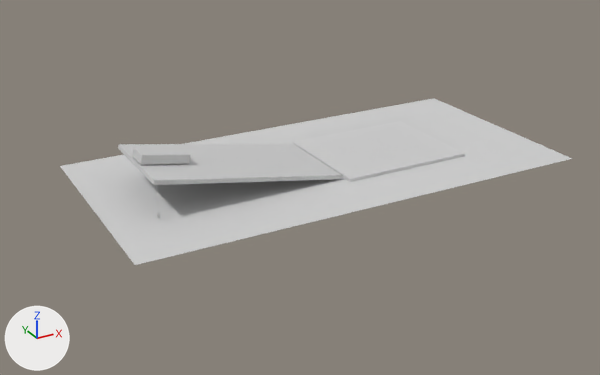
An edit to the COLLADA model models/ph-mpd-fcm/prod/ph-mpd-fcm.dae, drawn before and after from the same camera.
Both versions are drawn from a 50 mm camera at (-17.0, -29.1, 13.6) aimed at (-1.2, -0.4, -0.8). The axes (+X, +Y, +Z) are drawn at lower left. The lights are the same throughout. Where no turn or scale is listed for an object, it has been applied to the vertices.

Objects in the first picture: 'slopingBody', 'slopingSurface', 'slopingSurfaceFixture', 'tableTop'.
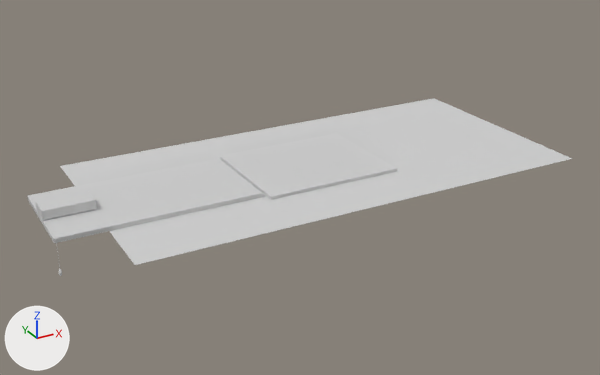
Boxes (x1, y1, x2, y2) around the edits, measured in the pictures (600 x 375 px):
'slopingSurface', moved, turned
    before: (118, 143, 344, 185)
    after: (27, 159, 266, 243)
'slopingSurfaceFixture', moved
    before: (292, 121, 465, 182)
    after: (219, 133, 397, 200)
'slopingBody', moved, turned
    before: (133, 147, 190, 165)
    after: (36, 191, 96, 220)

What the commit changed:
Object 'slopingBody' (ob_slopingbody) turns from (0, 10, 0) to (0, 0, 0) degrees about x, y and z.
Object 'slopingBody' (ob_slopingbody) moves from (-7.11, 0.0, 1.67) to (-10.97, 0.0, 0.39).
Object 'slopingSurface' (ob_slopingsurface) turns from (0, 10, 0) to (0, 0, 0) degrees about x, y and z.
Object 'slopingSurface' (ob_slopingsurface) moves from (0.0, 0.0, 0.0) to (-3.65, 0.0, 0.0).
Object 'slopingSurfaceFixture' (ob_slopingsurfacefixture) moves from (0.02, 0.0, 0.0) to (-3.63, 0.0, 0.0).
